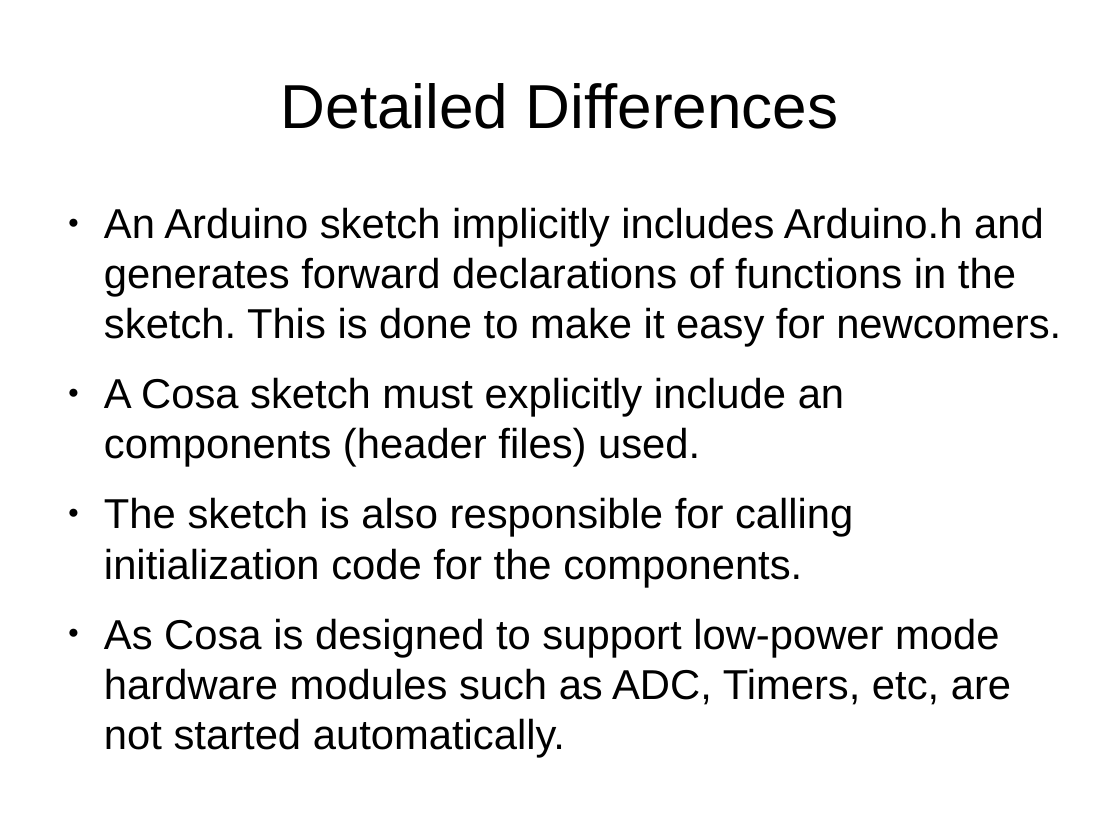
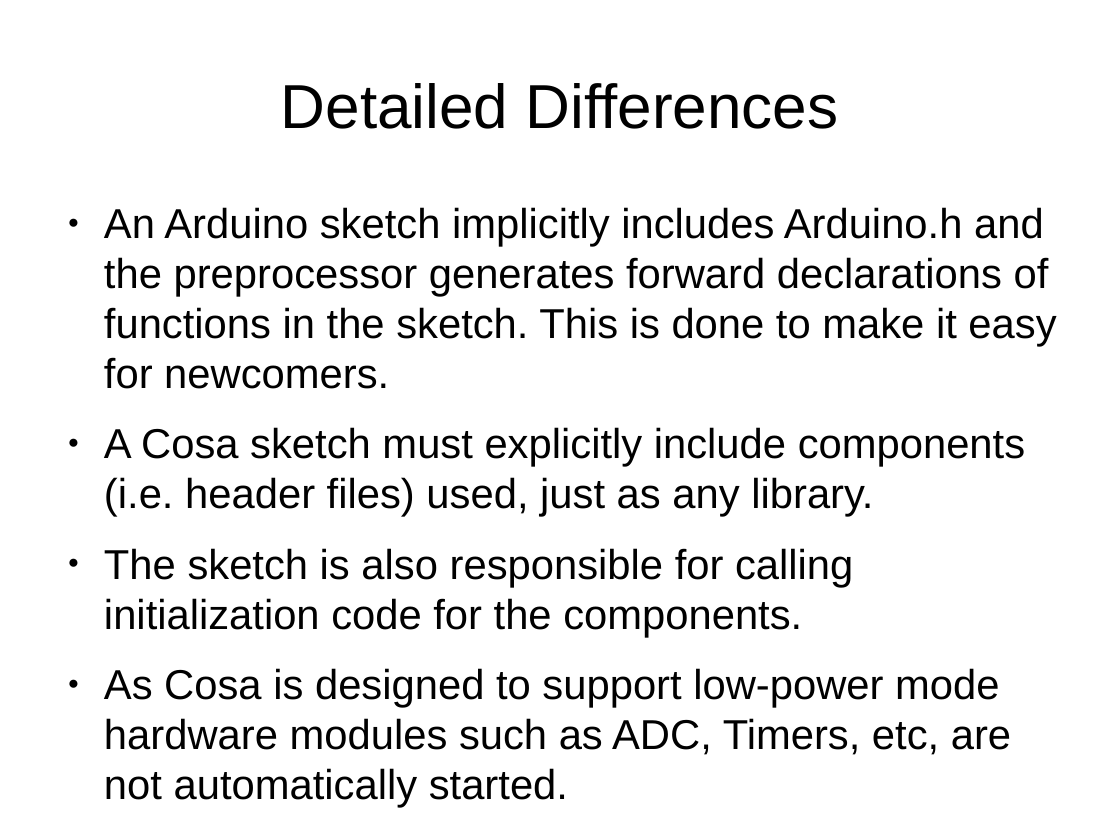
Before and after one commit to mikaelpatel/Cosa-Dolce, a slide deck: slide 6 of Lessons/00.Arduino-examples/Arduino-examples.odp. Drawn at 1120x840 pixels with LibreOffice and Linux fonts; fonts in the diff are those of the drawing. Boxes give left, top, right and bottom in pixels: in the first picture for what was removed or moved away, otherwise in the second. Text is boxed around its words. In the diff, an @@ line names an element or a change of style, - is before the commit and + after.

```diff
--- a/Lessons/00.Arduino-examples/Arduino-examples.odp
+++ b/Lessons/00.Arduino-examples/Arduino-examples.odp
@@ text at [104, 207, 1056, 517]: text changed @@
-● An Arduino sketch implicitly includes Arduino.h and generates forward declarations of functions in the sketch. This is done to make it easy for newcomers.
-● A Cosa sketch must explicitly include an components (header files) used.
+● An Arduino sketch implicitly includes Arduino.h and the preprocessor generates forward declarations of functions in the sketch. This is done to make it easy for newcomers.
+● A Cosa sketch must explicitly include components (i.e. header files) used, just as any library.
@@ text at [104, 668, 1011, 808]: text changed @@
-● As Cosa is designed to support low-power mode hardware modules such as ADC, Timers, etc, are not started automatically.
+● As Cosa is designed to support low-power mode hardware modules such as ADC, Timers, etc, are not automatically started.
```
Also in this commit, not shown: 6 other slides changed, 1 slide added, 7 other files.
